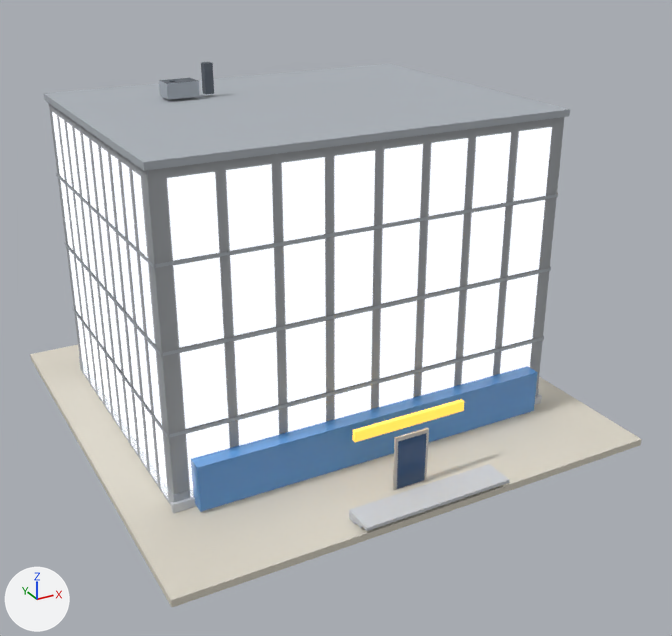
An edit to the glTF model public/models/x2/20.glb, drawn before and after from the same camera.
Both versions are drawn from a 50 mm camera at (-1.63, -3.2, 1.96) aimed at (0.04, -0.17, 0.44). Lighting does not change. The marker at lower left points along +X, +Y and +Z. The older version comes first. Vertices at exactly the same position are counted once.

In view in the first picture: 'b20_x2'.
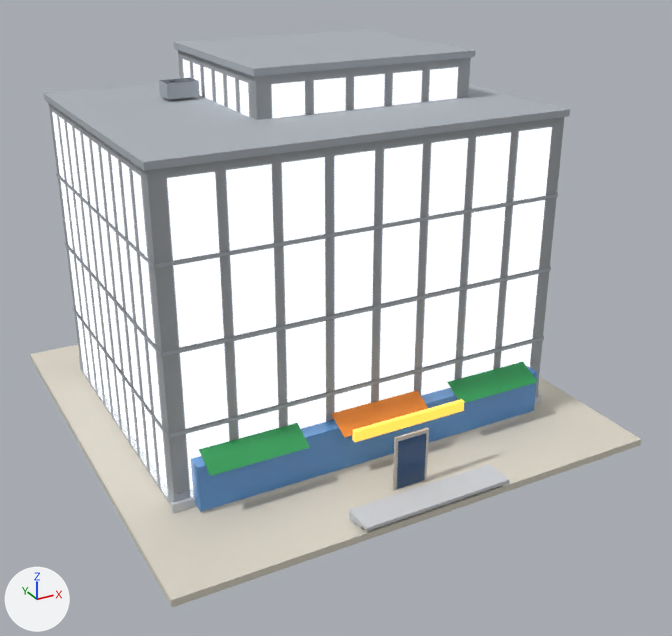
Where the change shows, as pixel boxes [x1, y1, x2, y2] in the pictures (672 x 636 px):
```json
{"object": "b20_x2", "change": "reshaped", "before": [30, 62, 642, 607], "after": [30, 29, 642, 607], "on screen": "6% taller"}
{"part": 1, "of": "me_b20_x2", "change": "added", "after": [178, 50, 471, 120]}
{"part": 2, "of": "me_b20_x2", "change": "added", "after": [173, 29, 476, 76]}
{"part": 3, "of": "me_b20_x2", "change": "added", "after": [183, 59, 458, 118]}
{"part": 4, "of": "me_b20_x2", "change": "added", "after": [199, 362, 537, 476]}
```

The change, as JSON lines over the scene's bpy script:
```json
{"op": "add", "block": "mat_sign_orange", "code": ["mat_sign_orange = bpy.data.materials.new('sign_orange')", "# nodes: BsdfPrincipled, Mix, OutputMaterial, VertexColor", "# colours: orange #ee8a2c, mixed with the vertex colours"]}
{"op": "add", "block": "mat_sign_green", "code": ["mat_sign_green = bpy.data.materials.new('sign_green')", "# nodes: BsdfPrincipled, Mix, OutputMaterial, VertexColor", "# colours: green #2c9a55, mixed with the vertex colours"]}
{"block": "me_b20_x2", "where": "# used by ob_b20_x2; location = (0.0, 0.0, 0.0)"}
{"op": "remove", "block": "me_b20_x2", "code": "me_b20_x2.from_pydata(...)  # 764 vertices, 495 faces; spans x -0.98..0.98, y -1.0..0.98, z 0.0..1.4"}
{"op": "add", "block": "me_b20_x2", "code": "me_b20_x2.from_pydata(...)  # 1296 vertices, 785 faces; spans x -0.98..0.98, y -1.0..0.98, z 0.0..1.45"}
{"block": "me_b20_x2", "change": "me_b20_x2 part 1: the loose piece of 8 vertices spanning x -0.81..0.81, y -0.55..0.7, z 0.03..1.25 is copied, and the copy is scaled about its middle by (0.568, 0.624, 1.15), then moved by (0.18, 0.14, 0.09); it spans x -0.28..0.64, y -0.17..0.61, z 0.03..1.43"}
{"block": "me_b20_x2", "change": "me_b20_x2 part 2: the loose piece of 8 vertices spanning x -0.82..0.82, y -0.56..0.72, z 1.25..1.27 is copied, and the copy is scaled about its middle by (0.574, 0.631, 1), then moved by (0.18, 0.14, 0.18); it spans x -0.29..0.65, y -0.18..0.62, z 1.43..1.45"}
{"block": "me_b20_x2", "change": "me_b20_x2 part 3: 496 vertices added at x -0.29..0.65, y -0.19..0.61, z 0.03..1.39"}
{"block": "me_b20_x2", "change": "me_b20_x2 part 4: 12 vertices added at x -0.71..0.71, y -0.65..-0.55, z 0.2..0.25"}
{"block": "me_b20_x2", "change": "other edits to the shape of me_b20_x2 do not show in these pictures"}
{"op": "add", "block": "me_b20_x2", "code": "me_b20_x2.materials.append(mat_sign_green)"}
{"op": "add", "block": "me_b20_x2", "code": "me_b20_x2.materials.append(mat_sign_orange)"}
```
